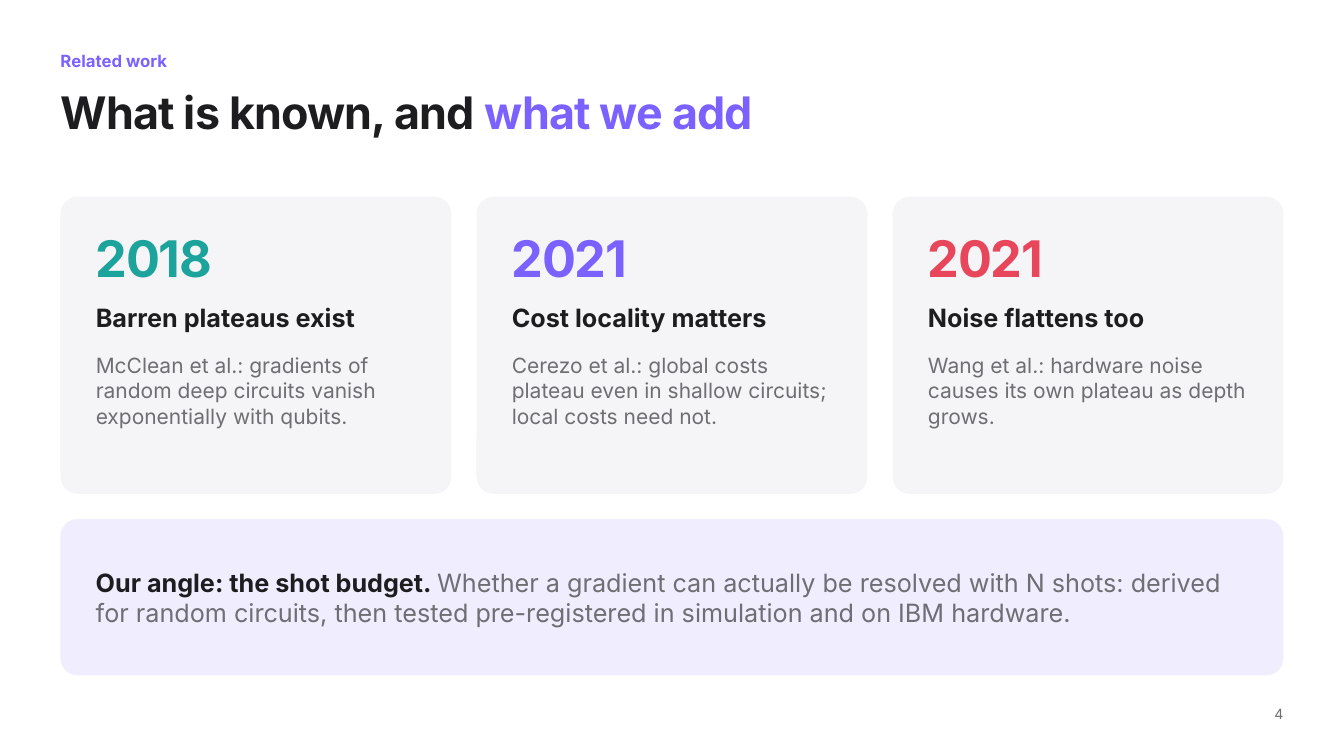
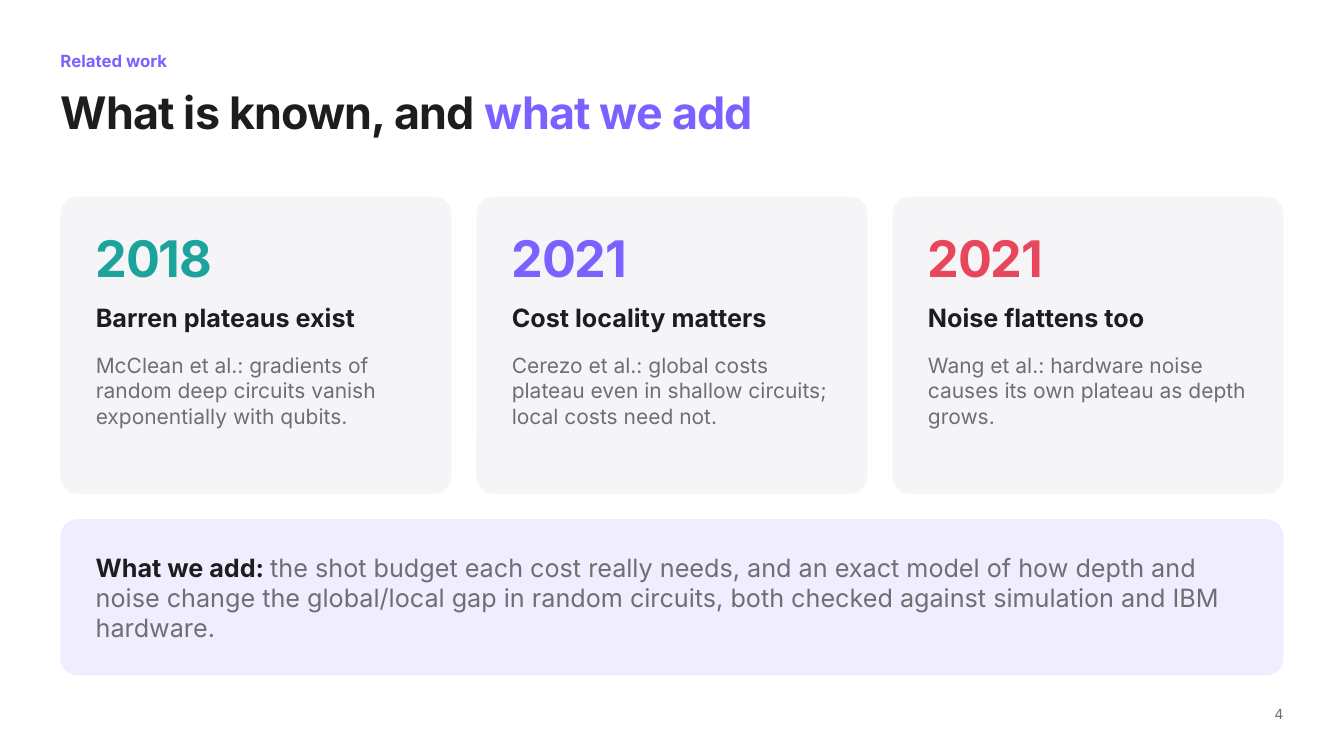
Before and after one commit to Saifix/Barren-plateaus-global-vs.-local-cost-functions, a slide deck: slide 4 of presentations/2026-11-24_progress_update.pptx. Drawn at 1344x756 pixels with LibreOffice and Linux fonts; fonts in the diff are those of the drawing. Boxes give left, top, right and bottom in pixels: in the first picture for what was removed or moved away, otherwise in the second. Text is boxed around its words. In the diff, an @@ line names an element or a change of style, - is before the commit and + after.

```diff
--- a/presentations/2026-11-24_progress_update.pptx
+++ b/presentations/2026-11-24_progress_update.pptx
@@ text at bbox=[96, 558, 1219, 637]: text changed @@
-Our angle: the shot budget. Whether a gradient can actually be resolved with N shots: derived for random circuits, then tested pre-registered in simulation and on IBM hardware.
+What we add: the shot budget each cost really needs, and an exact model of how depth and noise change the global/local gap in random circuits, both checked against simulation and IBM hardware.
```
Also in this commit, not shown: 6 other slides changed, 1 slide added, 1 slide removed, 25 other files.
